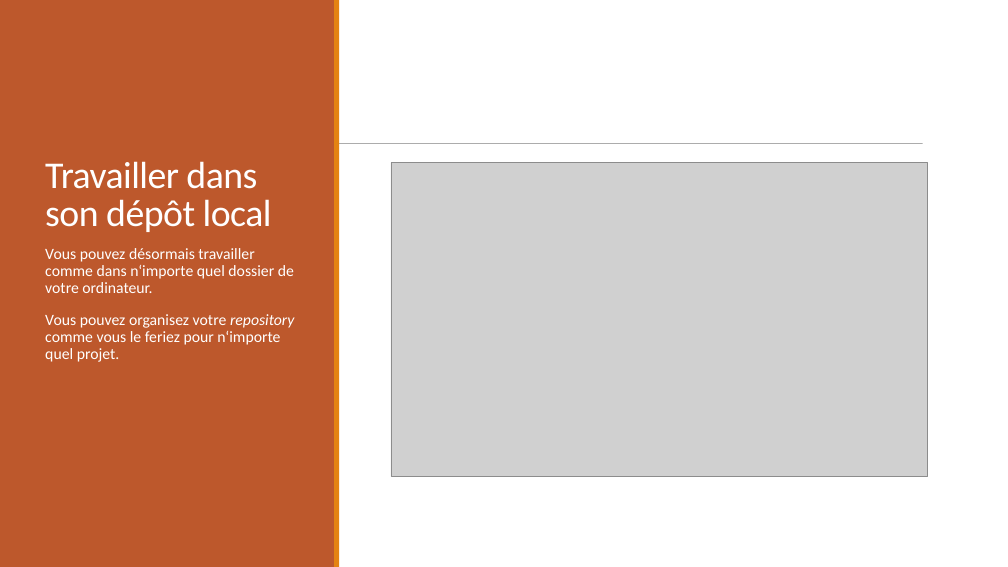
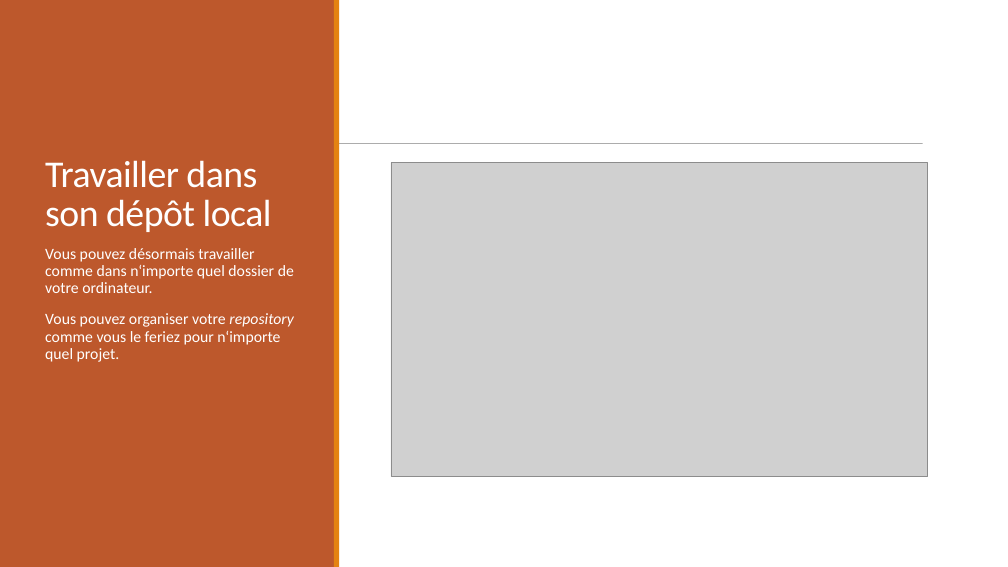
Before and after one commit to Ammeister/SupportGitGithub, a slide deck: slide 14 of FormationGitGithub.pptx. Drawn at 1008x567 pixels with LibreOffice and Linux fonts; fonts in the diff are those of the drawing; grey boxes stand for pictures. Boxes give left, top, right and bottom in pixels: in the first picture for what was removed or moved away, otherwise in the second. Text is boxed around its words. In the diff, an @@ line names an element or a change of style, - is before the commit and + after.

```diff
--- a/FormationGitGithub.pptx
+++ b/FormationGitGithub.pptx
@@ text at [45,313,293,362]: text changed @@
-Vous pouvez organisez votre repository comme vous le feriez pour n‘importe quel projet.
+Vous pouvez organiser votre repository comme vous le feriez pour n‘importe quel projet.
```
Also in this commit, not shown: 2 other slides changed, 1 other file.
